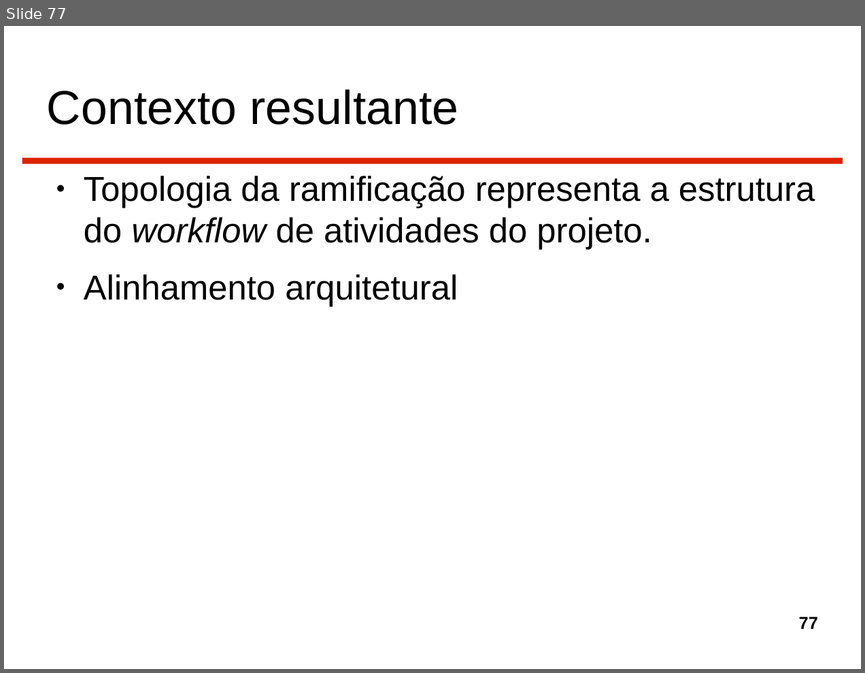
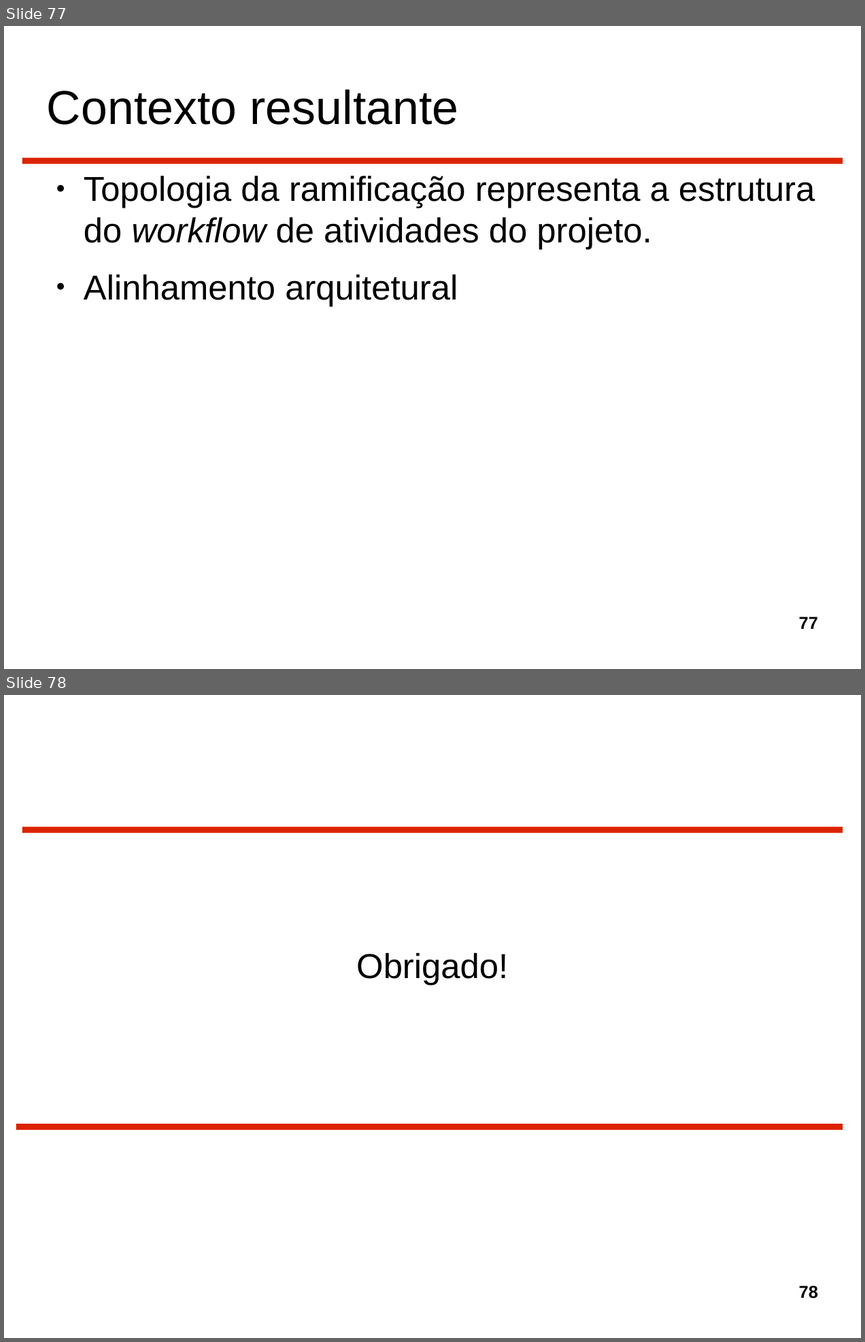
Before and after one commit to gtessa/gc20131_leitura_5, a slide deck: Completo.odp. Shown one above the other, each under a label of ours: slide 77 before the commit, slides 77 and 78 after it. The pictures are 865x673 and 865x1342 pixels, drawn with LibreOffice and Linux fonts; fonts in the diff are those of the drawing. Boxes give left, top, right and bottom in pixels: in the first picture for what was removed or moved away, otherwise in the second. Text is boxed around its words. In the diff, an @@ line names an element or a change of style, - is before the commit and + after.

Commit message:
adicionando slide final.

```diff
--- a/Completo.odp
+++ b/Completo.odp
@@ slide 78 added at [4, 695, 861, 1338], background #FFFFFF; not listed: 1 template element that a slide beside it also shows @@
@@ subtitle added at [356, 953, 508, 985], 32 pt, text #000000 @@
+Obrigado!
@@ line added from (16, 1127) to (843, 1127), #DC2300 5.67 pt @@
@@ page number added at [799, 1285, 818, 1298], 16 pt, text #000000, bold @@
+78
```
